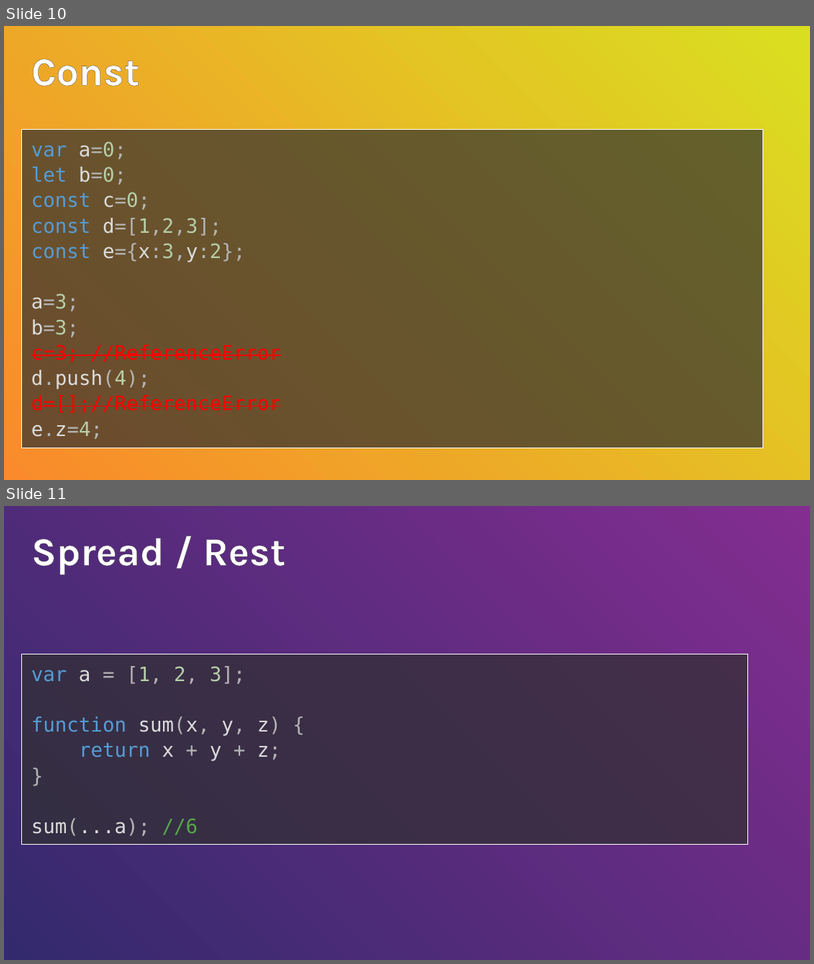
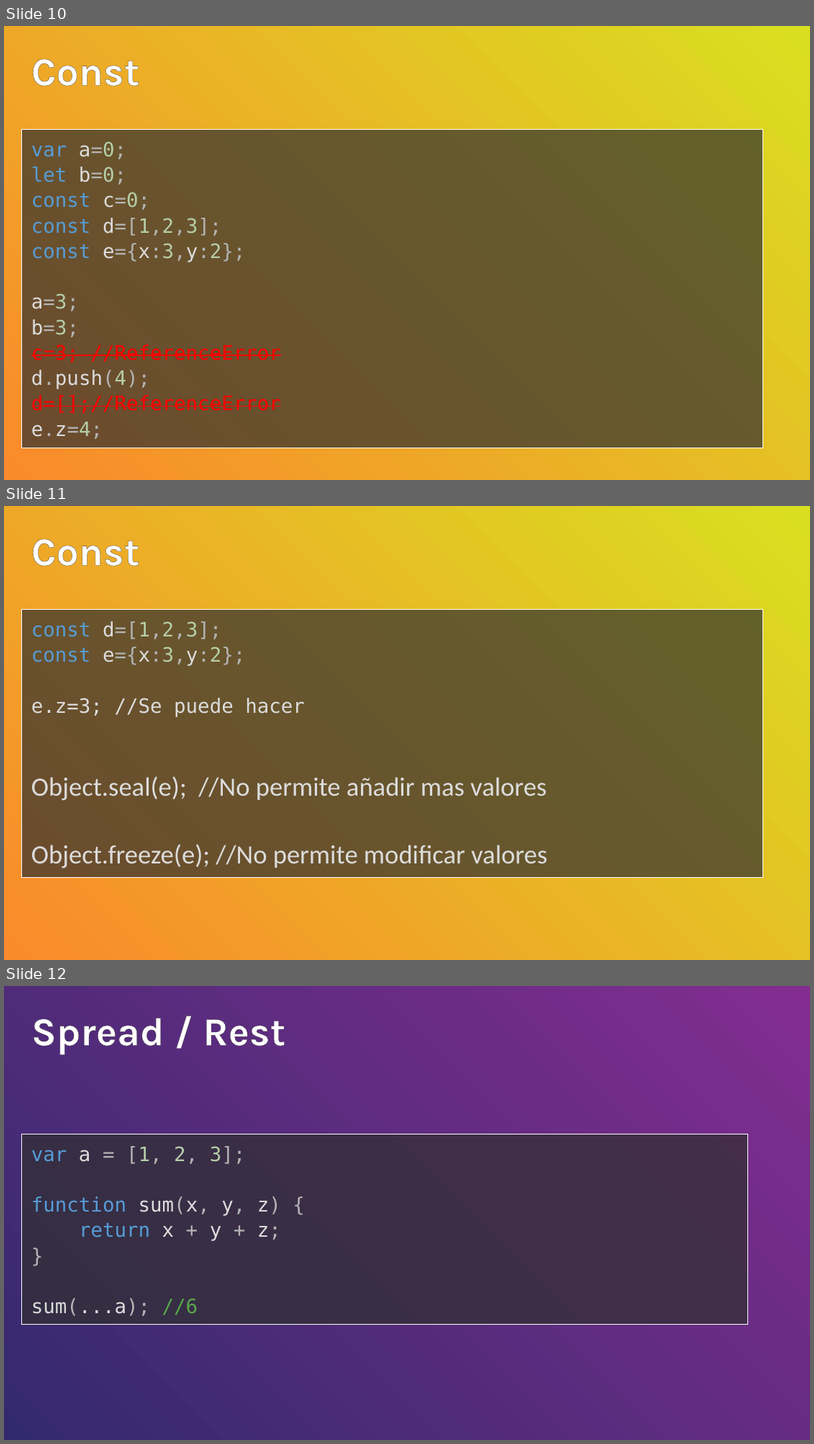
Before and after one commit to UamNet/TechTalks, a slide deck: Functional JS+ES6 - Arcadio Garcia/Functional JS+ ES6.pptx. Shown one above the other, each under a label of ours: slides 10 and 11 before the commit, slides 10, 11 and 12 after it. The pictures are 814x964 and 814x1444 pixels, drawn with LibreOffice and Linux fonts; fonts in the diff are those of the drawing; background and template pictures are left out. Boxes give left, top, right and bottom in pixels: in the first picture for what was removed or moved away, otherwise in the second. Text is boxed around its words. In the diff, an @@ line names an element or a change of style, - is before the commit and + after.

```diff
--- a/Functional JS+ES6 - Arcadio Garcia/Functional JS+ ES6.pptx
+++ b/Functional JS+ES6 - Arcadio Garcia/Functional JS+ ES6.pptx
@@ slide 11 added at box(4, 506, 810, 960), background gradient #FA8A2B to #D9DF20 @@
@@ title added at box(31, 539, 140, 566), 48 pt, text #FFFFFF, bold @@
+Const
@@ text added at box(22, 609, 763, 878), fill #303030 at 70% opacity, outline #FFFFFF 0.75 pt, 32 pt, text #DCDCDC @@
+const d=[1,2,3];
+const e={x:3,y:2};
+e.z=3; //Se puede hacer
+Object.seal(e); //No permite añadir mas valores
+Object.freeze(e); //No permite modificar valores
@@ what was slide 11 is now slide 12 @@
```
Also in this commit, not shown: 3 slides changed, 7 other slides added.
